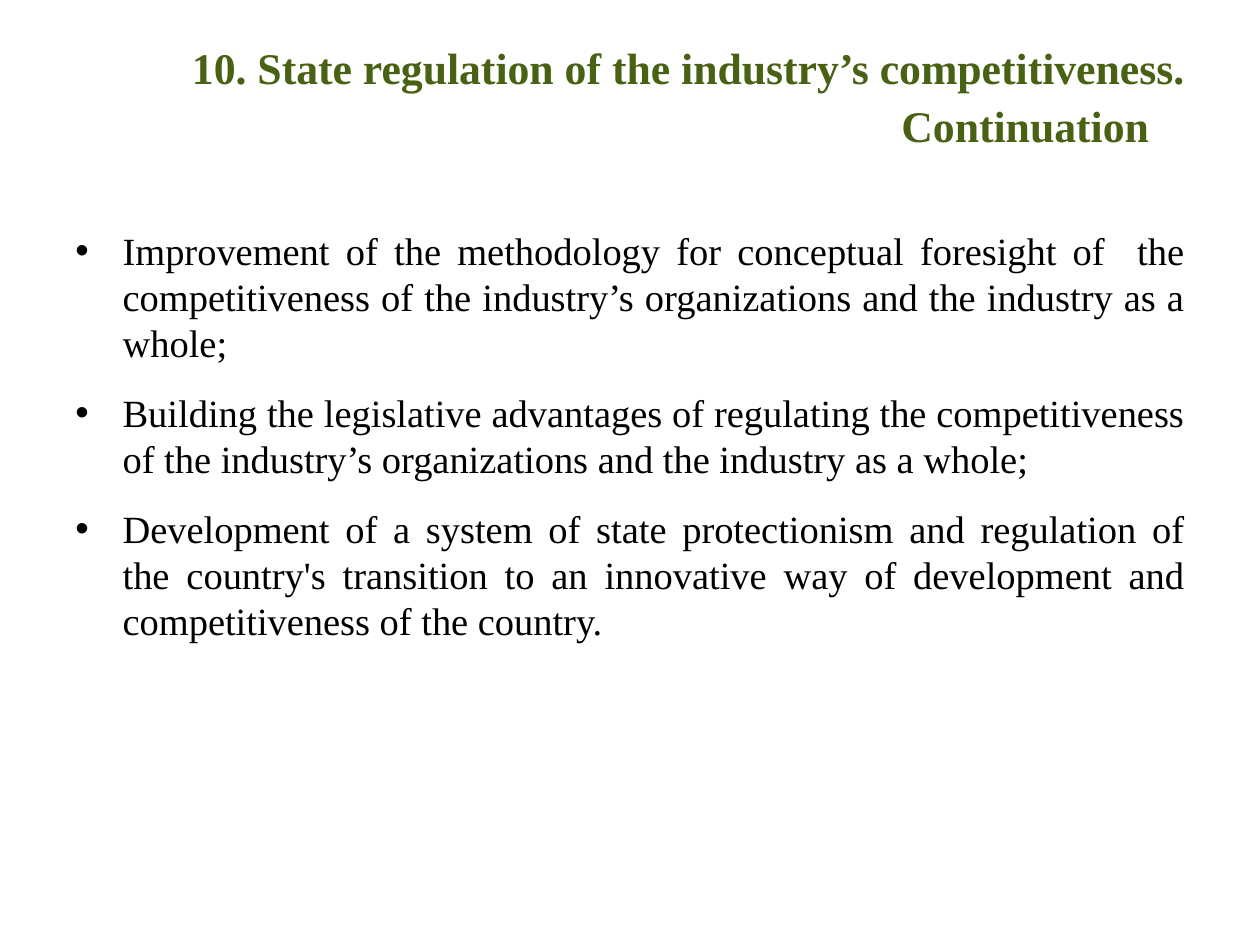
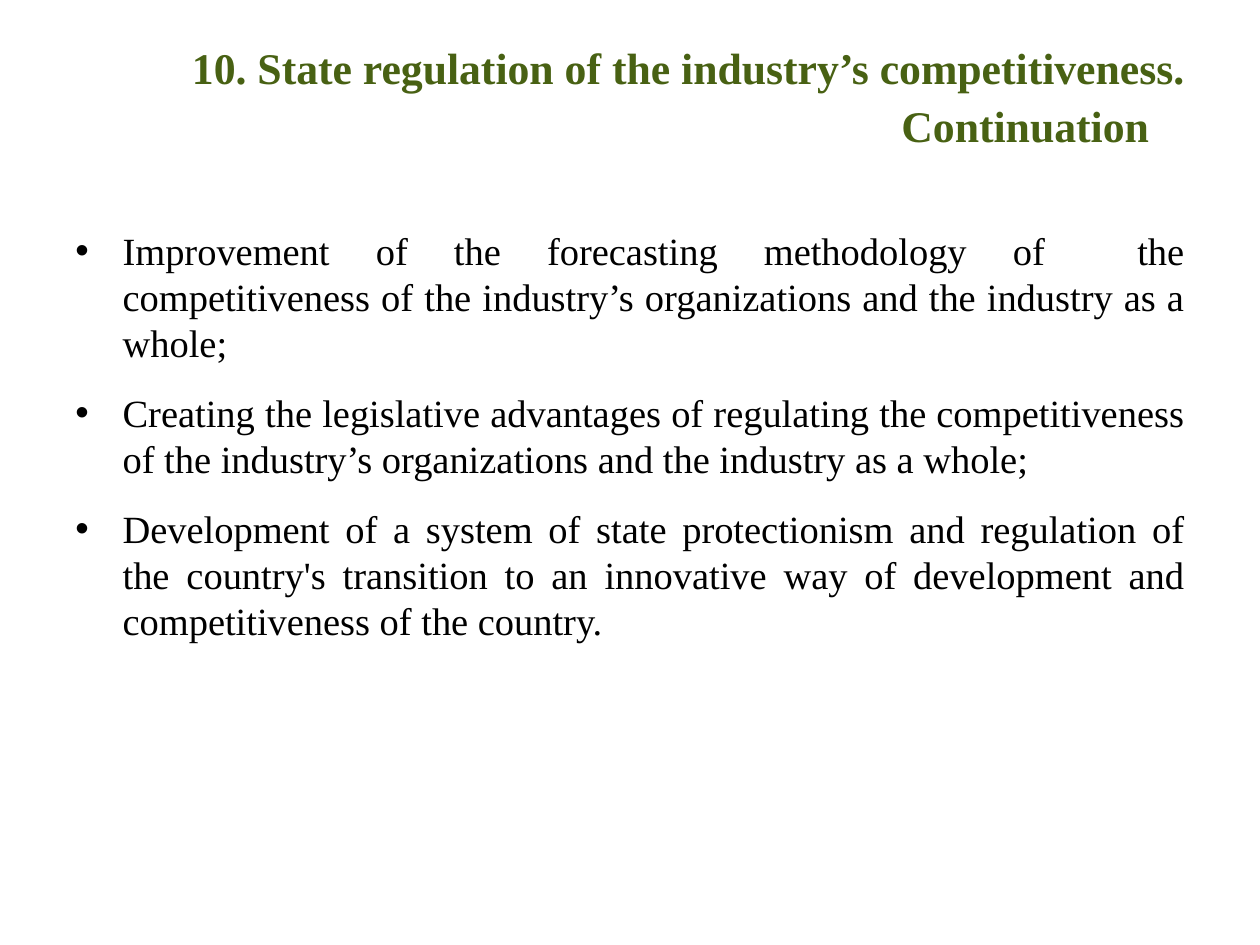
Before and after one commit to ocmsystem/ocmsystem.github.io, a slide deck: slide 13 of files/presentations/Presentation_OCMSystem_ENG.ppt. Drawn at 1260x945 pixels with LibreOffice and Linux fonts; fonts in the diff are those of the drawing; background and template pictures are left out. Boxes give left, top, right and bottom in pixels: in the first picture for what was removed or moved away, otherwise in the second. Text is boxed around its words. In the diff, an @@ line names an element or a change of style, - is before the commit and + after.

```diff
--- a/files/presentations/Presentation_OCMSystem_ENG.ppt
+++ b/files/presentations/Presentation_OCMSystem_ENG.ppt
@@ text at (123, 238, 1184, 481): text changed @@
-• Improvement of the methodology for conceptual foresight of the competitiveness of the industry’s organizations and the industry as a whole;
-• Building the legislative advantages of regulating the competitiveness of the industry’s organizations and the industry as a whole;
+• Improvement of the forecasting methodology of the competitiveness of the industry’s organizations and the industry as a whole;
+• Creating the legislative advantages of regulating the competitiveness of the industry’s organizations and the industry as a whole;
```
Also in this commit, not shown: 4 other slides changed, 3 other files.
